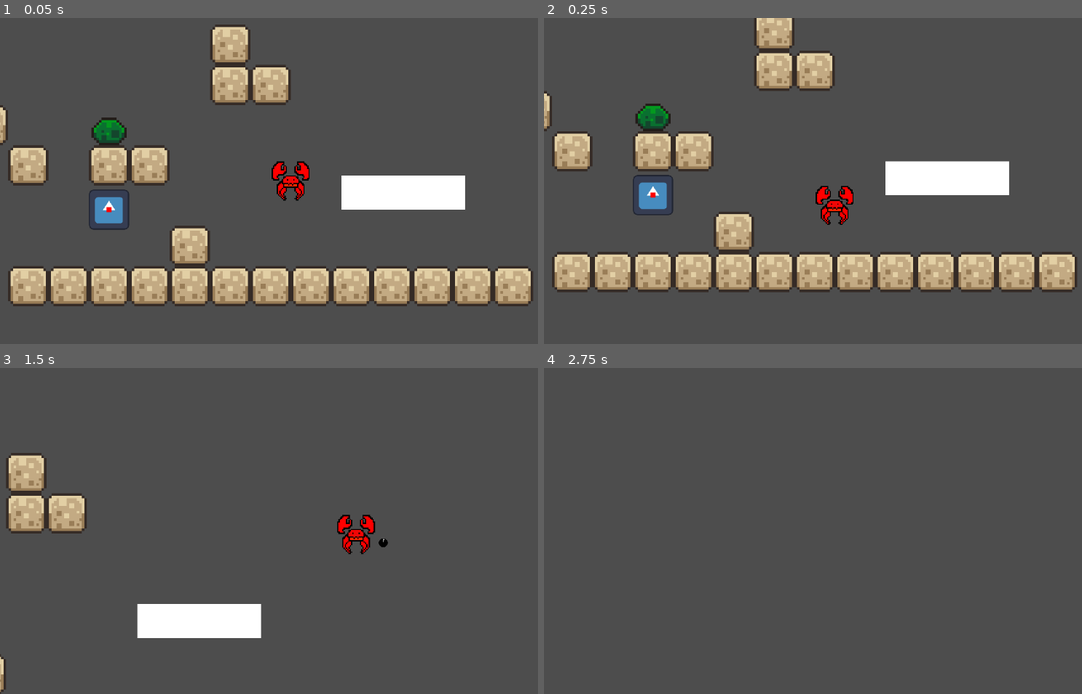
Above: before the commit, frames 1-4 (two rows, left to right).
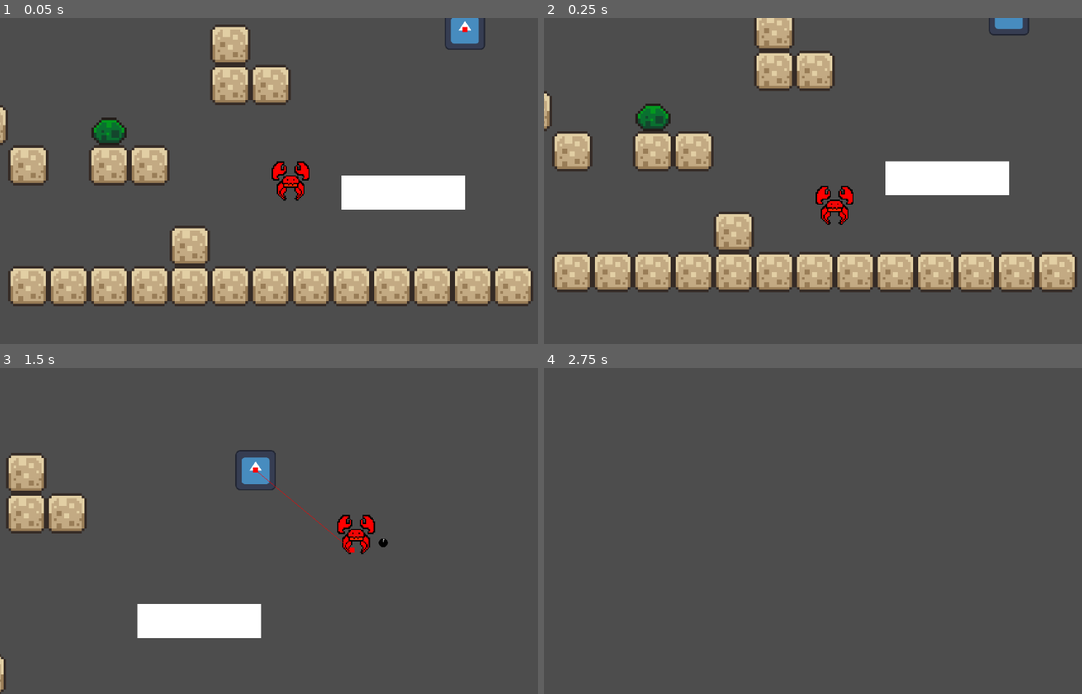
Above: after the commit, the same moments.

Repository: Cyterist/Crabby
Game: Godot game, scene res://scenes/test.tscn
Same seed, same stepped clock (60 frames per second), same inputs: the game is played once before the commit and once after it. The engine's default icon, where the game draws it, is replaced by a stand-in: a white triangle on a blue panel in a dark square.
Inputs (mouse positions are in pixels of both pictures, inside the frame that each line leads up to):
- Up to frame 1 (0.05 s): no input
- Up to frame 2 (0.25 s): no input
- Up to frame 3 (1.5 s): move the mouse to (419, 514) at 0.52 s; hold D (move_right) from 0.53 s (still down); click (419, 514) at 0.6 s; tap Space (jump) at 0.77 s; move the mouse to (172, 547) at 1.27 s; tap F (dash) at 1.35 s
- Up to frame 4 (2.75 s): tap Space (jump) at 1.52 s; move the mouse to (893, 459) at 2.02 s; release D (move_right) at 2.03 s; hold A (move_left) from 2.03 s (still down); click (893, 459) at 2.1 s

The runs differ from the first frame. In frame 1, 1.1% of the frame differs, in the area x 16-91%, y 0-66%; in frame 2, 0.8%; in frame 3, 0.6%; in frame 4, nothing differs.

Commit message:
better enemy AI

Diff:
--- a/Scripts/enemy.gd
+++ b/Scripts/enemy.gd
@@ -5,25 +5,32 @@
 
 const SPEED = 20
 
+var home_pos = Vector2.ZERO
 var player = null
 var chasing = false
-var dir = 0
 var health = 50
 
+func _ready():
+	home_pos = self.global_position
 
+	nav_agent.path_desired_distance = 3
+	nav_agent.target_desired_distance = 3
 
 func _physics_process(_delta):
-	if chasing:
-		dir = to_local(nav_agent.get_next_path_position()).normalized()
-	else:
-		dir = Vector2(0,0)
+	if nav_agent.is_navigation_finished():
+		return
+
+	var dir = to_local(nav_agent.get_next_path_position()).normalized()
 
 	velocity = dir * SPEED
 
 	move_and_slide()
 
 func makepath():
-	nav_agent.target_position = player.global_position
+	if player:
+		nav_agent.target_position = player.global_position
+	else:
+		nav_agent.target_position = home_pos
 
 
 func _on_path_timer_timeout():
@@ -41,7 +48,6 @@
 	player = null
 	chasing = false
 
-	path_timer.stop()
 
 func take_damage():
 	print("damaged")
--- a/scenes/test.tscn
+++ b/scenes/test.tscn
@@ -439,7 +439,10 @@
 polygon = PackedVector2Array(0.900901, -2.92793, -0.900901, -2.92793, -0.900901, -2.7027, -1.35135, -2.7027, -1.35135,  …(1467 unchanged characters)…
 
 [node name="enemy" parent="." instance=ExtResource("3_q52be")]
-position = Vector2(-144, -15)
+position = Vector2(-313, -182)
+
+[node name="enemy2" parent="." instance=ExtResource("3_q52be")]
+position = Vector2(138, -158)
 
 [node name="Player" parent="." instance=ExtResource("1_b5x2n")]
 position = Vector2(0, -24)
